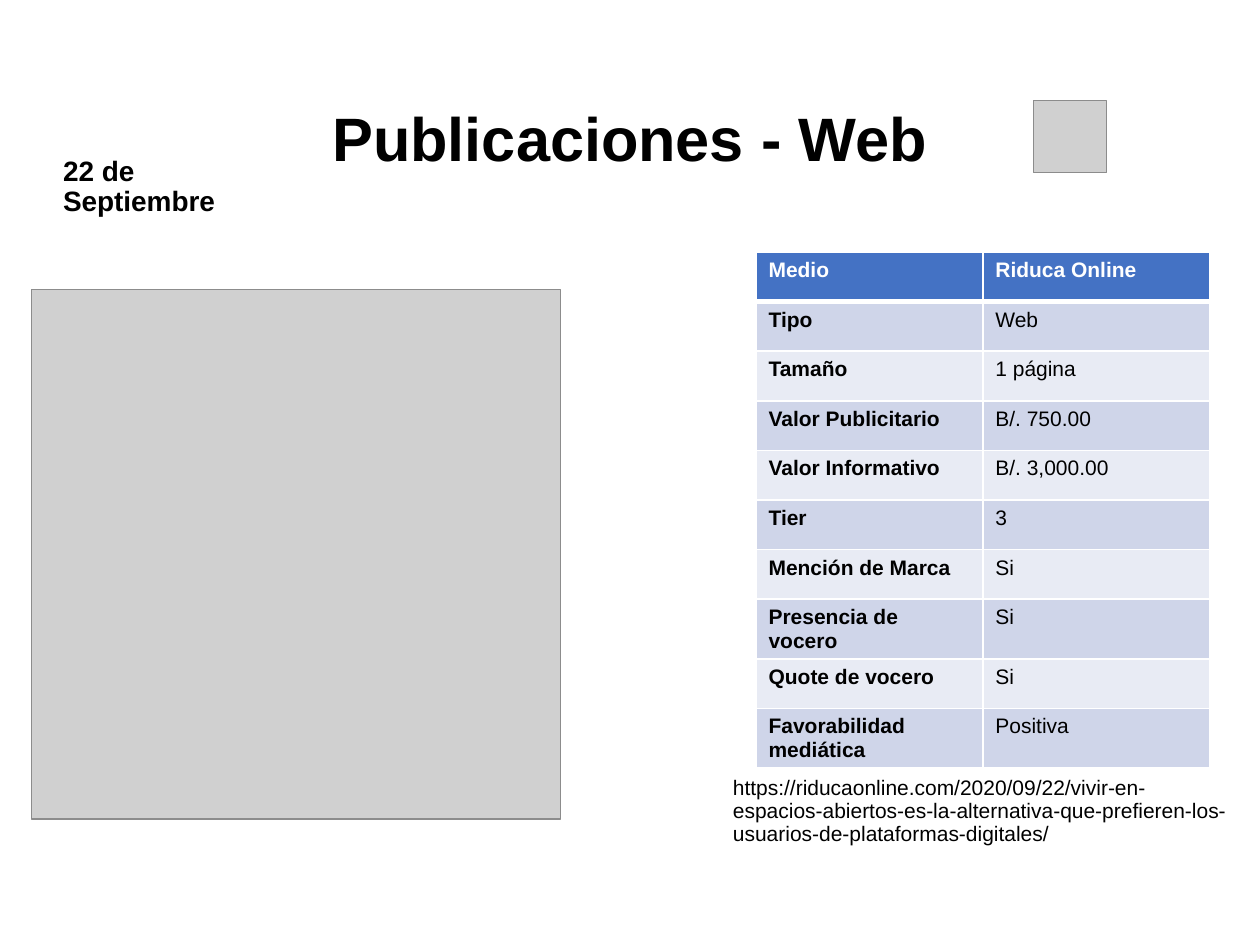
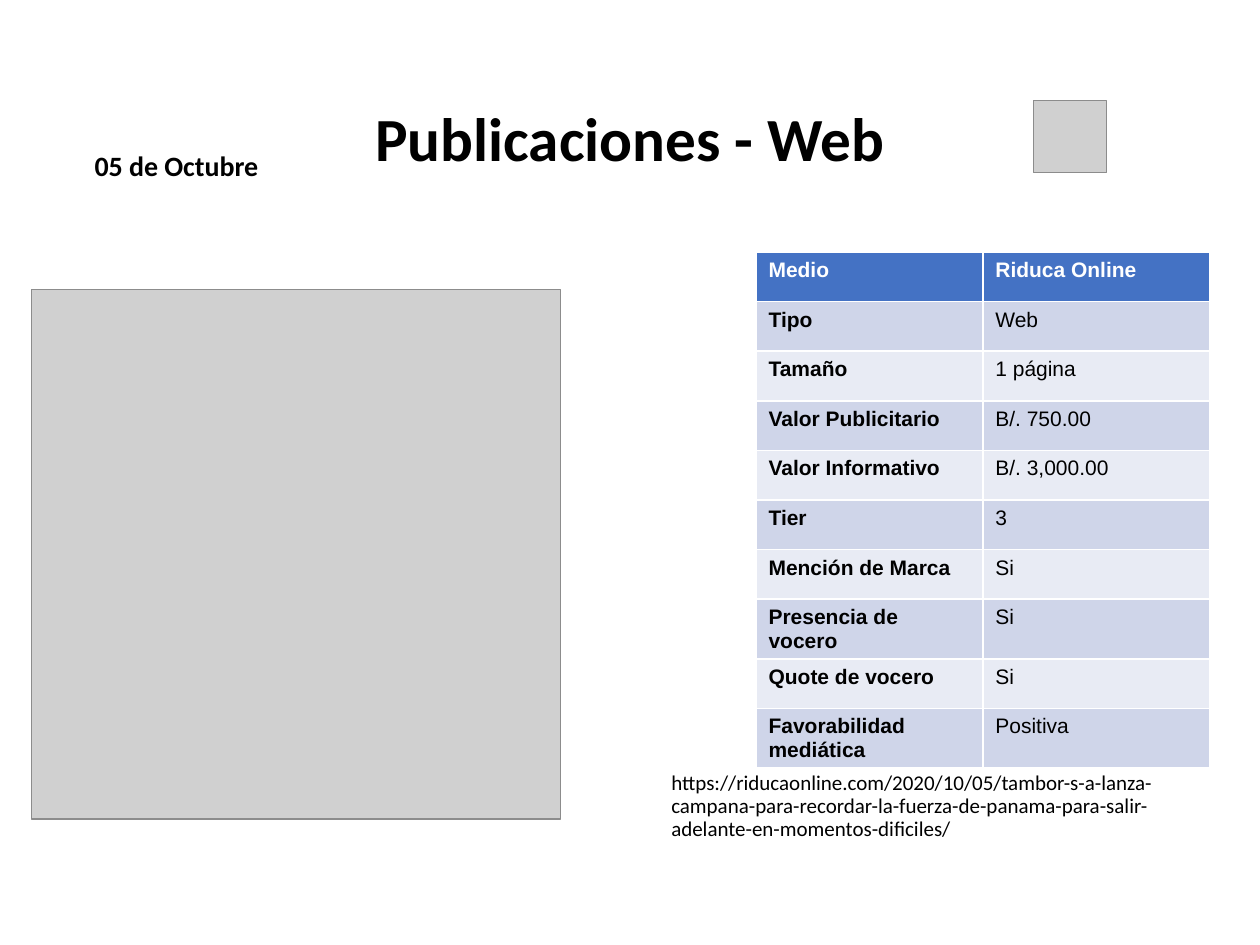
Before and after one commit to dgarci23/Report-Generator, a slide deck: slide 5 of Presentacion Terminada.pptx (slide 21 before the commit). Drawn at 1260x945 pixels with LibreOffice and Linux fonts; fonts in the diff are those of the drawing; grey boxes stand for pictures; background and template pictures are left out. Boxes give left, top, right and bottom in pixels: in the first picture for what was removed or moved away, otherwise in the second. Text is boxed around its words. In the diff, an @@ line names an element or a change of style, - is before the commit and + after.

```diff
--- a/Presentacion Terminada.pptx
+++ b/Presentacion Terminada.pptx
@@ title "Publicaciones - Web" at [375,118,884,162]: font Arial to Calibri @@
@@ text "05 de Octubre" at [94,156,258,177]: vertical alignment top to bottom @@
@@ text at [94,156,258,177]: text changed; font Arial to Calibri @@
-22 de Septiembre
+05 de Octubre
@@ text at [671,775,1151,837]: text changed; font Arial to Calibri @@
-https://riducaonline.com/2020/09/22/vivir-en-espacios-abiertos-es-la-alternativa-que-prefieren-los-usuarios-de-plataformas-digitales/
+https://riducaonline.com/2020/10/05/tambor-s-a-lanza-campana-para-recordar-la-fuerza-de-panama-para-salir-adelante-en-momentos-dificiles/
```
Also in this commit, not shown: 8 other slides changed, 19 slides removed, 20 other files.
